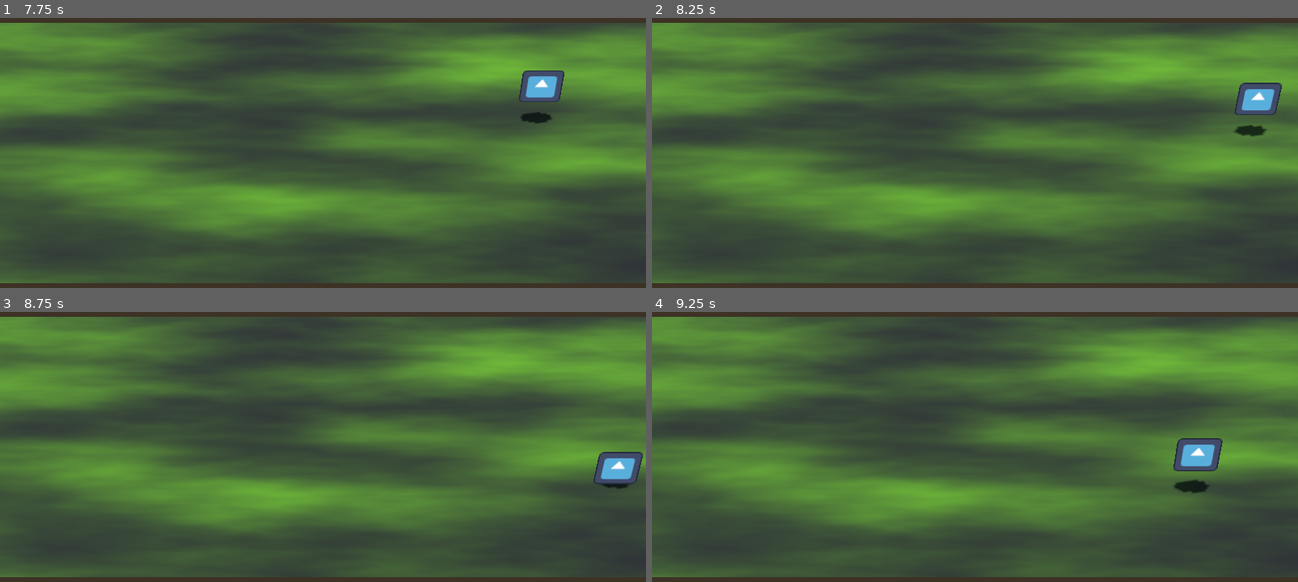
Above: before the commit, frames 1-4 (two rows, left to right).
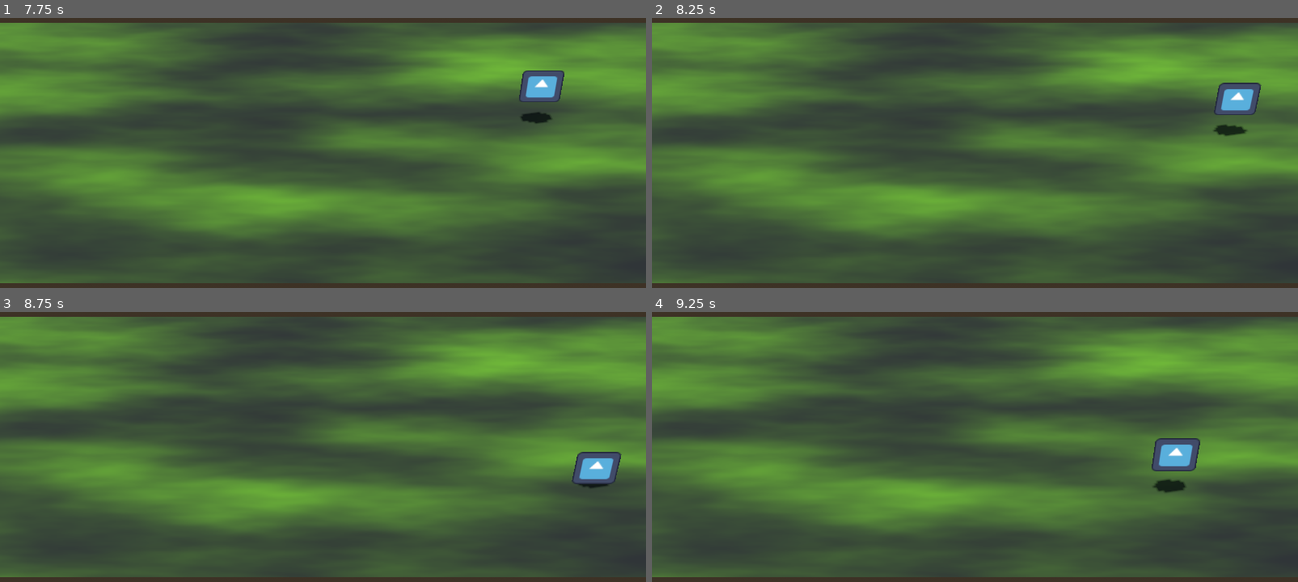
Above: after the commit, the same moments.

Repository: samthesoup/Com-419-Project
Game: Godot game, scene res://main.tscn
The game is run twice, just before and just after one commit, with the same random seed, the same clock (stepped at 60 frames per second) and the same inputs. The engine's default icon, where the game draws it, is replaced by a stand-in: a white triangle on a blue panel in a dark square.
Inputs:
- Up to frame 1 (7.75 s): tap Enter at 0.5 s; hold Right (ui_right) 0.53-1.28 s; tap Z (in_jump) at 0.77, 1.52, 3.02, 3.77, 4.52, 6.02, 6.77, 7.52 s; hold Down (ui_down) 1.28-2.03 s; hold Right (ui_right) 2.03-2.78 s; hold Up (ui_up) 2.78-3.53 s; hold Left (ui_left) 3.53-5.03 s; hold Down (ui_down) 5.03-5.78 s; hold Right (ui_right) 5.78-6.53 s; hold Up (ui_up) 6.53-7.28 s; hold Right (ui_right) from 7.28 s (still down)
- Up to frame 2 (8.25 s): release Right (ui_right) at 8.03 s; hold Down (ui_down) from 8.03 s (still down)
- Up to frame 3 (8.75 s): keep holding Down (ui_down)
- Up to frame 4 (9.25 s): release Down (ui_down) at 8.78 s; hold Left (ui_left) from 8.78 s (still down); tap Z (in_jump) at 9.02 s

Frame 1 is identical in both runs. In frame 2, 1.2% of the frame differs, in the area x 86-98%, y 23-45%; in frame 3, 1.1%; in frame 4, 1.3%, in the area x 77-89%, y 46-68%.

Commit message:
Added toggleable progress wall

Diff:
--- a/main.tscn
+++ b/main.tscn
@@ -85,6 +85,12 @@
 top_level = true
 fov = 18.4
 
+[node name="ProgWall" type="StaticBody3D" parent="Player/Camera3D" unique_id=1124974092]
+transform = Transform3D(-4.3711378e-08, -1, 0, 0.7535632, -3.29393e-08, -0.6573751, 0.6573751, -2.8734785e-08, 0.7535632, 8.495, -0.405, -34.98)
+
+[node name="CollisionShape3D" type="CollisionShape3D" parent="Player/Camera3D/ProgWall" unique_id=213726854]
+shape = SubResource("ConcavePolygonShape3D_0xm2m")
+
 [node name="LWall" type="StaticBody3D" parent="Player/Camera3D" unique_id=1564029356]
 transform = Transform3D(-4.371139e-08, 1, 0, -0.7540907, -3.296235e-08, -0.65677, -0.65677, -2.8708328e-08, 0.7540907, -8.494895, -0.4045887, -34.979774)
 
--- a/player.gd
+++ b/player.gd
@@ -1,21 +1,24 @@
 extends CharacterBody3D
 
+@onready var prog_wall: StaticBody3D = $Camera3D/ProgWall
 
 const SPEED = 5.0
 const JUMP_VELOCITY = 4.5
 
+@export var can_progress = false
 
 func _physics_process(delta: float) -> void:
-	# Add the gravity.
+	process_movement(delta)
+	check_progress_wall()
+	move_and_slide()
+
+func process_movement(delta):
 	if not is_on_floor():
 		velocity += get_gravity() * delta
 
-	# Handle jump.
 	if Input.is_action_just_pressed("in_jump") and is_on_floor():
 		velocity.y = JUMP_VELOCITY
 
-	# Get the input direction and handle the movement/deceleration.
-	# As good practice, you should replace UI actions with custom gameplay actions.
 	var input_dir := Input.get_vector("ui_left", "ui_right", "ui_up", "ui_down")
 	var direction := (transform.basis * Vector3(input_dir.x, 0, input_dir.y)).normalized()
 	if direction:
@@ -29,4 +32,8 @@
 		velocity.x 		= move_toward(velocity.x, 0, SPEED*0.1)
 		velocity.z = move_toward(velocity.z, 0, SPEED*0.1)
 
-	move_and_slide()
+func check_progress_wall():
+	if can_progress and prog_wall.get_collision_layer_value(1) == true:
+		prog_wall.set_collision_layer_value(1, false)
+	if !can_progress and prog_wall.get_collision_layer_value(1) == false:
+		prog_wall.set_collision_layer_value(1, true)
